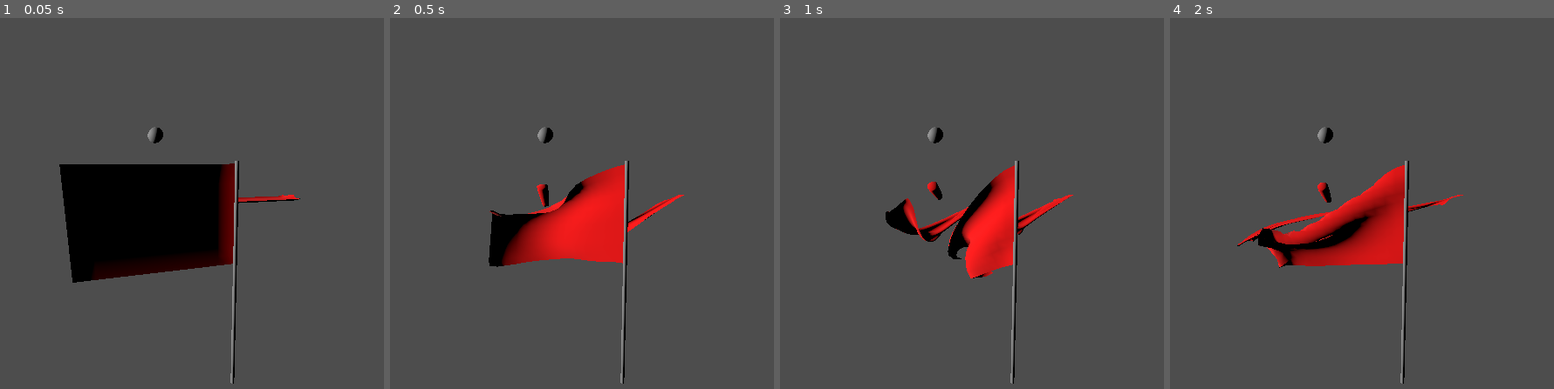
Above: before the commit, frames 1-4 (left to right).
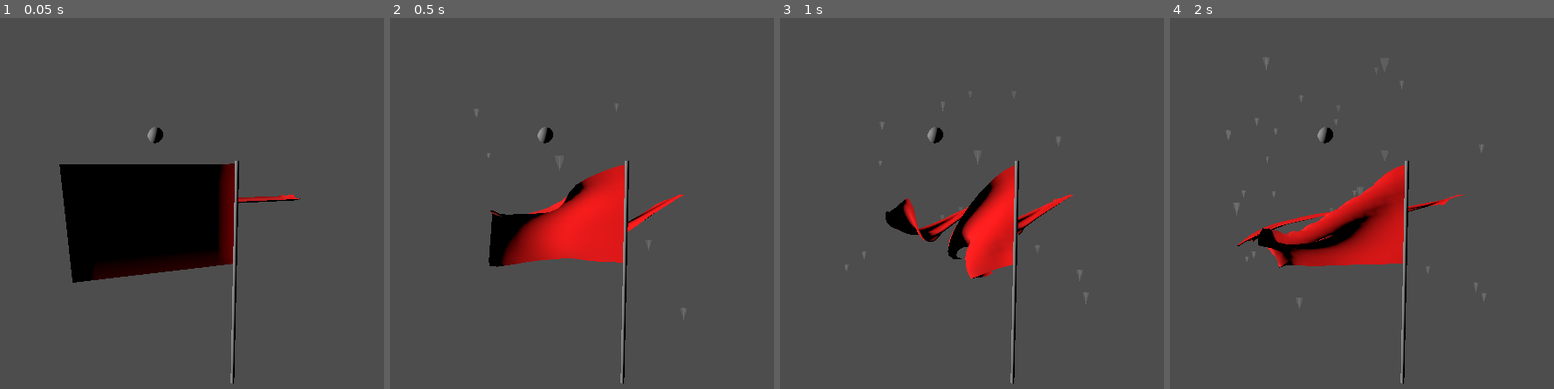
Above: after the commit, the same moments.

Repository: BeegFloppa15/Project_Airdrifter
Game: Godot game, scene res://Scenes/Levels/testing_scene_2_wind.tscn
Same seed, same stepped clock (60 frames per second), same inputs: the game is played once before the commit and once after it. This scene is started directly instead of the project's main scene.
Inputs (mouse positions are in pixels of both pictures, inside the frame that each line leads up to):
- Up to frame 1 (0.05 s): no input
- Up to frame 2 (0.5 s): no input
- Up to frame 3 (1 s): move the mouse to (952, 292) at 0.52 s; hold S (pitch_up) from 0.53 s (still down); hold Right mouse button (free_look) from 0.53 s (still down); tap Space (jump) at 0.77 s
- Up to frame 4 (2 s): keep holding S (pitch_up); move the mouse to (outside the picture) at 1.27 s; release Right mouse button (free_look) at 1.28 s; right-click (outside the picture) at 1.35 s; tap Space (jump) at 1.52 s

Frame 1 is identical in both runs. In frame 2, 0.2% of the frame differs, in the area x 22-77%, y 23-82%; in frame 3, 0.2%; in frame 4, 0.3%, in the area x 14-83%, y 10-78%.

Commit message:
Attempted adding wind particles, having trouble with setting the right direction

Diff:
--- /dev/null
+++ b/airdrifter-v1/Materials/WindParticlesProcessBase.tres
@@ -0,0 +1,18 @@
+[gd_resource type="ParticleProcessMaterial" load_steps=3 format=3 uid="uid://j0n0oes7fpv7"]
+
+[sub_resource type="Curve" id="Curve_6i2bm"]
+_data = [Vector2(0, 0), 0.0, 0.0, 0, 0, Vector2(1, 1), 0.0, 0.0, 0, 0]
+point_count = 2
+
+[sub_resource type="CurveTexture" id="CurveTexture_0a1q3"]
+curve = SubResource("Curve_6i2bm")
+
+[resource]
+emission_shape = 3
+emission_box_extents = Vector3(10, 10, 10)
+direction = Vector3(0, 0, 1)
+initial_velocity_min = 10.0
+initial_velocity_max = 10.0
+gravity = Vector3(0, 0, 0)
+turbulence_enabled = true
+turbulence_influence_over_life = SubResource("CurveTexture_0a1q3")
--- a/airdrifter-v1/Scenes/Levels/testing_scene_1.tscn
+++ b/airdrifter-v1/Scenes/Levels/testing_scene_1.tscn
@@ -244,13 +244,13 @@
 wind_force_magnitude = 100.0
 wind_source_path = NodePath("Marker3D")
 
+[node name="CollisionShape3D" type="CollisionShape3D" parent="Wind Areas/Wind Area"]
+transform = Transform3D(1, 0, 0, 0, 1, 0, 0, 0, 1, 108.5, -70.5, 163.5)
+shape = SubResource("BoxShape3D_hi084")
+
 [node name="Marker3D" type="Marker3D" parent="Wind Areas/Wind Area"]
 transform = Transform3D(-4.37114e-08, 0, -1, 0, 1, 0, 1, 0, -4.37114e-08, 0, 1, 0)
 gizmo_extents = 1.05
-
-[node name="CollisionShape3D" type="CollisionShape3D" parent="Wind Areas/Wind Area"]
-transform = Transform3D(1, 0, 0, 0, 1, 0, 0, 0, 1, 108.5, -70.5, 163.5)
-shape = SubResource("BoxShape3D_hi084")
 
 [node name="Wind Area2" parent="Wind Areas" instance=ExtResource("5_hi084")]
 transform = Transform3D(1, 0, 0, 0, 1, 0, 0, 0, 1, 78, 0, 200)
--- a/airdrifter-v1/Scenes/flag_pole_2.tscn
+++ b/airdrifter-v1/Scenes/flag_pole_2.tscn
@@ -5,4 +5,3 @@
 [node name="Flag Pole 2" type="Node3D"]
 
 [node name="Flag_Pole" parent="." instance=ExtResource("1_n3gyh")]
-transform = Transform3D(1, 0, 0, 0, 1, 0, 0, 0, 1, 0, 6.00942, 0)
--- a/airdrifter-v1/Scenes/wind_area.tscn
+++ b/airdrifter-v1/Scenes/wind_area.tscn
@@ -1,6 +1,7 @@
-[gd_scene load_steps=5 format=3 uid="uid://b7q3mc7feqq3s"]
+[gd_scene load_steps=9 format=3 uid="uid://b7q3mc7feqq3s"]
 
 [ext_resource type="Script" uid="uid://b3tsqwwrt24gv" path="res://Scenes/wind_area_2.gd" id="1_ajvy3"]
+[ext_resource type="Material" uid="uid://j0n0oes7fpv7" path="res://Materials/WindParticlesProcessBase.tres" id="2_gt5j3"]
 
 [sub_resource type="Curve" id="Curve_gt5j3"]
 _data = [Vector2(0, 1), 0.0, 0.0, 0, 0, Vector2(1, 0.602418), -0.59175, 0.0, 0, 0]
@@ -17,11 +18,34 @@
 section_rings = 1
 curve = SubResource("Curve_gt5j3")
 
+[sub_resource type="Curve" id="Curve_gi7gj"]
+_data = [Vector2(0, 1), 0.0, 0.0, 0, 0, Vector2(1, 0), 0.0, 0.0, 0, 0]
+point_count = 2
+
+[sub_resource type="StandardMaterial3D" id="StandardMaterial3D_prraa"]
+transparency = 1
+cull_mode = 2
+shading_mode = 0
+albedo_color = Color(0.85, 0.85, 0.85, 0.12549)
+billboard_mode = 3
+particles_anim_h_frames = 1
+particles_anim_v_frames = 1
+particles_anim_loop = false
+grow_amount = -6.051
+use_particle_trails = true
+
+[sub_resource type="RibbonTrailMesh" id="RibbonTrailMesh_p7kfj"]
+material = SubResource("StandardMaterial3D_prraa")
+size = 0.5
+section_segments = 15
+curve = SubResource("Curve_gi7gj")
+
 [node name="Wind Area" type="Area3D"]
 script = ExtResource("1_ajvy3")
 
 [node name="Debug_Cloth" type="SoftBody3D" parent="."]
 transform = Transform3D(1, 0, 0, 0, 1, 0, 0, 0, 1, 0, -1, 0)
+visible = false
 mesh = SubResource("TubeTrailMesh_6i2bm")
 total_mass = 2.01
 linear_stiffness = 0.7
@@ -30,5 +54,13 @@
 attachments/0/spatial_attachment_path = NodePath("")
 attachments/0/offset = Vector3(0, 0, 0)
 
+[node name="GPUParticles3D" type="GPUParticles3D" parent="."]
+amount = 50
+lifetime = 3.0
+trail_enabled = true
+trail_lifetime = 1.0
+process_material = ExtResource("2_gt5j3")
+draw_pass_1 = SubResource("RibbonTrailMesh_p7kfj")
+
 [connection signal="body_entered" from="." to="." method="_on_body_entered"]
 [connection signal="body_exited" from="." to="." method="_on_body_exited"]
--- a/airdrifter-v1/Scenes/wind_area_2.gd
+++ b/airdrifter-v1/Scenes/wind_area_2.gd
@@ -6,6 +6,7 @@
 var player_glider: ElytraGlider2
 ## If true, a windsock will appear and indicate wind direction
 @export var debug_cloth: bool = true
+var _particle_emitter: GPUParticles3D
 
 func _ready() -> void:
 	# By default, physics process will be deactivated.
@@ -19,6 +20,20 @@
 
 	if !debug_cloth:
 		$Debug_Cloth.queue_free()
+
+	# Setting up the particle emitter
+	_particle_emitter = $GPUParticles3D
+	var wind_collison_shape: CollisionShape3D = get_child(2)
+	var process_mat = ParticleProcessMaterial.new()
+
+	#_particle_emitter.rotation = get_node(wind_source_path).rotation
+	_particle_emitter.position = wind_collison_shape.position
+	print(wind_direction)
+	_particle_emitter.process_material.set_direction(wind_direction)
+	#_particle_emitter.rotation = wind_marker.rotation
+
+	var particle_speed = wind_force_magnitude # We could divide by some number to set this lower if we need to
+	_particle_emitter.process_material.set_param(ParticleProcessMaterial.PARAM_INITIAL_LINEAR_VELOCITY, Vector2(particle_speed, particle_speed))
 
 func _physics_process(delta: float) -> void:
 	player_glider.apply_central_force(wind_direction * wind_force_magnitude)
--- a/airdrifter-v1/Scripts/cam_root.gd
+++ b/airdrifter-v1/Scripts/cam_root.gd
@@ -28,8 +28,6 @@
 		#rotation.x = 0
 		rotation.x = get_parent_node_3d().rotation.x * -1.0
 
-	top_level
-
 	cam_rot_v = clamp(cam_rot_v, min_v_rotation, max_v_rotation)
 
 	$Horz.rotation_degrees.y = lerp($Horz.rotation_degrees.y, cam_rot_h, delta * h_accel)
